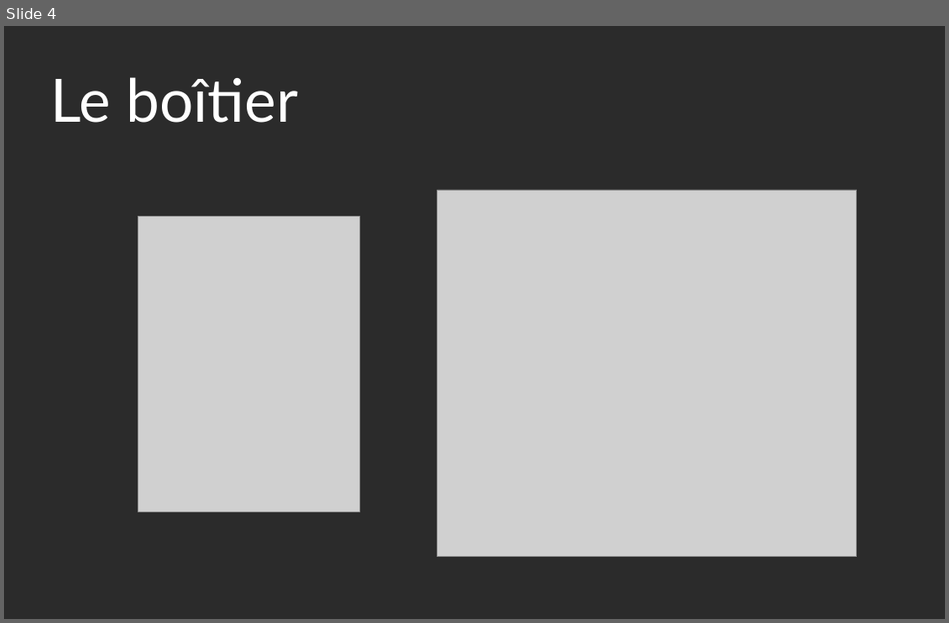
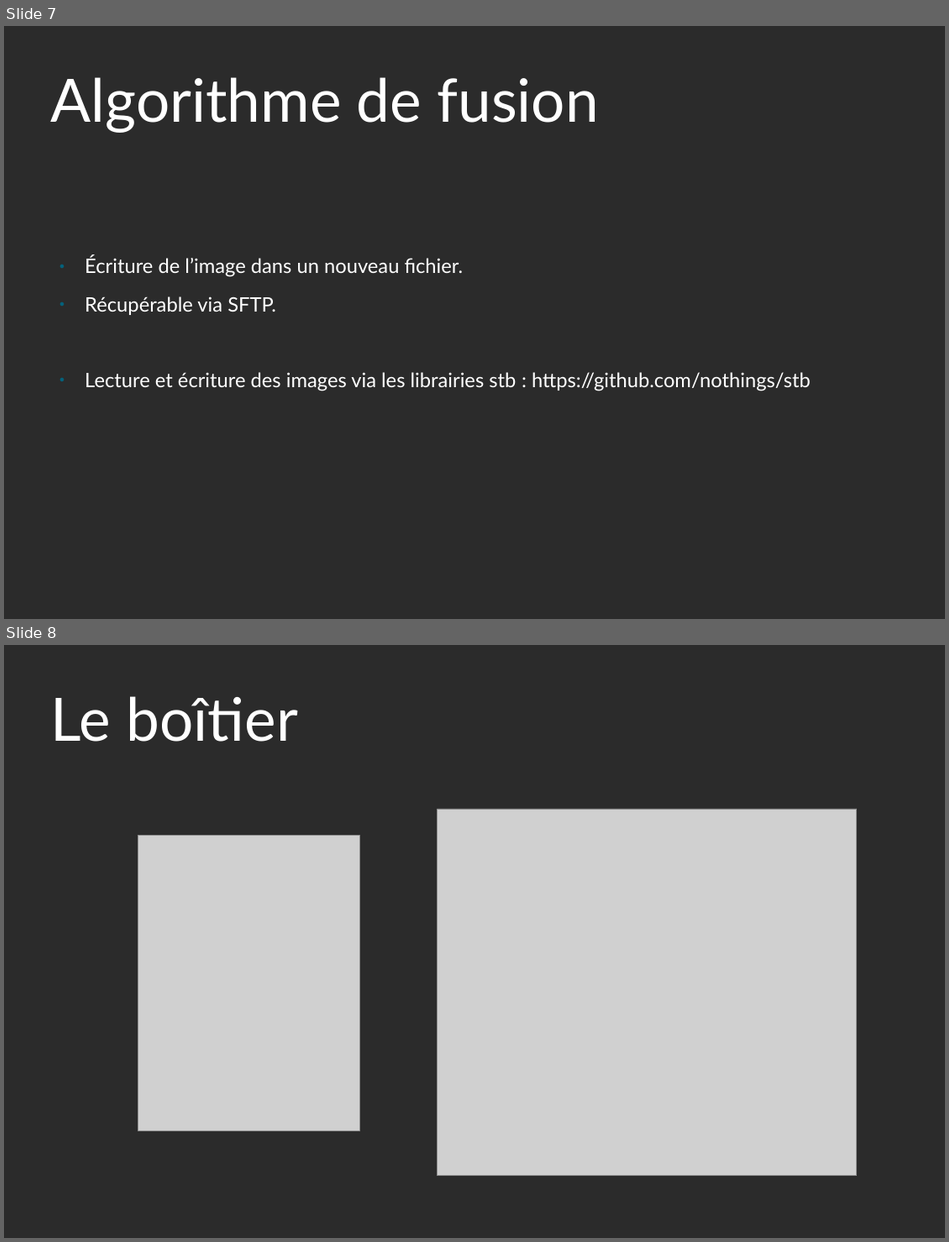
Before and after one commit to yannou38/ImageFusion, a slide deck: presM2M.odp. Shown one above the other, each under a label of ours: slide 4 before the commit, slides 7 and 8 after it. The pictures are 949x623 and 949x1242 pixels, drawn with LibreOffice and Linux fonts; fonts in the diff are those of the drawing; grey boxes stand for pictures; background and template pictures are left out; a plain dark background stands for a picture behind light text. Boxes give left, top, right and bottom in pixels: in the first picture for what was removed or moved away, otherwise in the second. Text is boxed around its words. In the diff, an @@ line names an element or a change of style, - is before the commit and + after.

Commit message:
images + détails slide algo

```diff
--- a/presM2M.odp
+++ b/presM2M.odp
@@ slide 7 added at bbox=[4, 26, 945, 619], background picture (left out) @@
@@ title added at bbox=[51, 77, 598, 133], 60 pt, text #FFFFFF @@
+Algorithme de fusion
@@ text added at bbox=[85, 256, 810, 391], 20 pt, text #FFFFFF @@
+● Écriture de l’image dans un nouveau fichier.
+● Récupérable via SFTP.
+● Lecture et écriture des images via les librairies stb : https://github.com/nothings/stb
@@ what was slide 4 is now slide 8 @@
```
Also in this commit, not shown: 3 slides changed, 6 other slides added, 1 slide removed, 5 other files.
